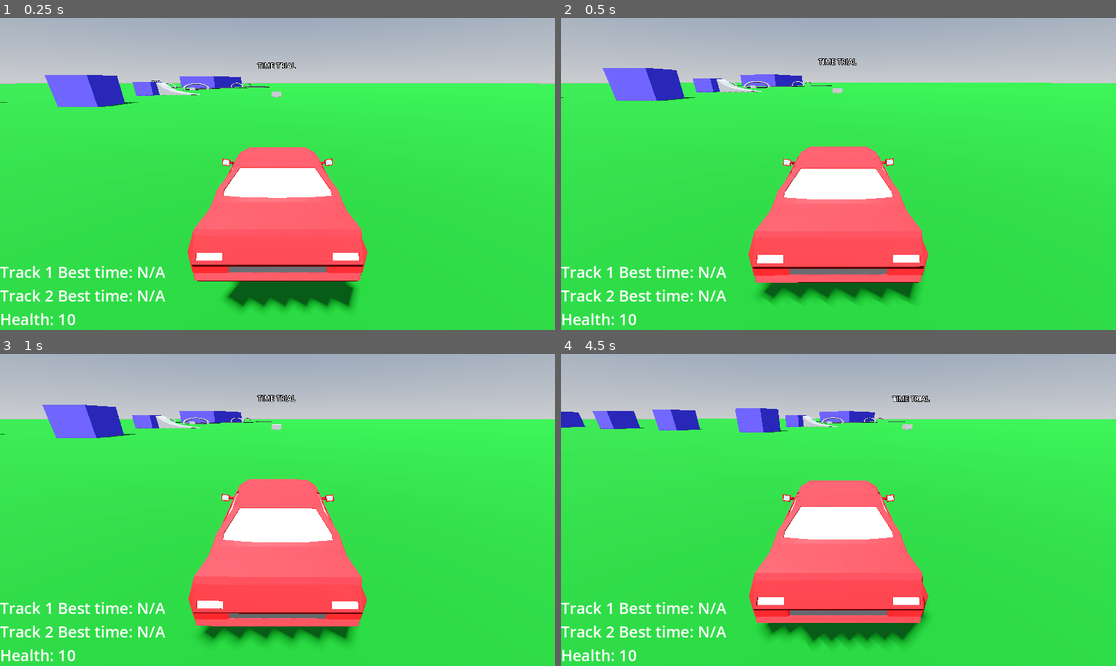
Above: before the commit, frames 1-4 (two rows, left to right).
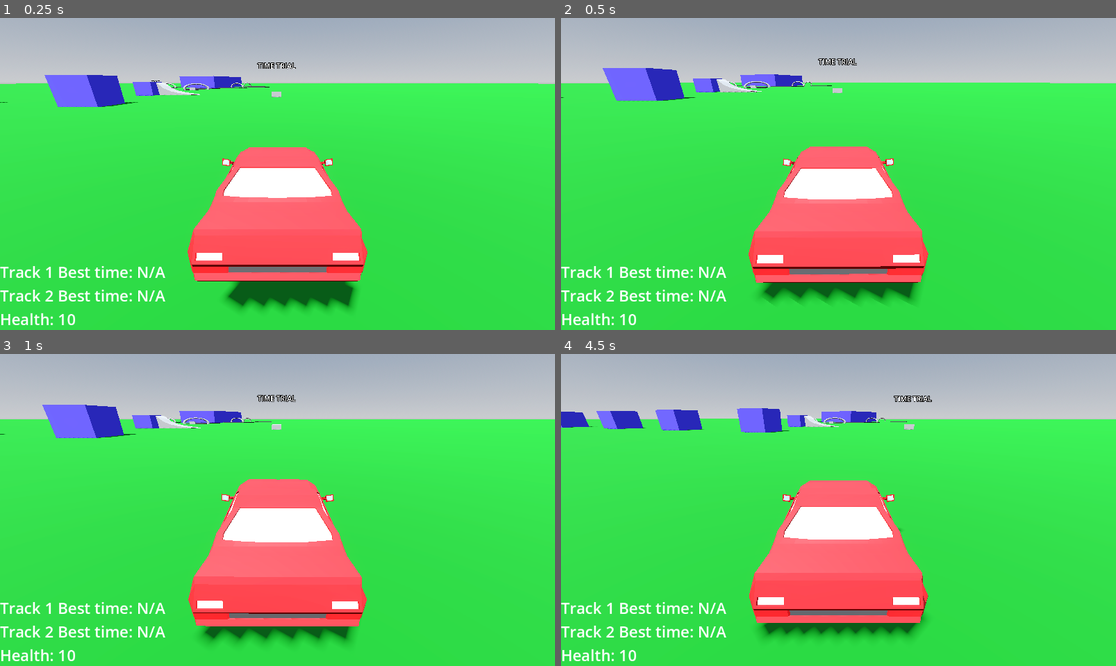
Above: after the commit, the same moments.

Repository: mje819/CarWorld
Game: Godot game, scene res://World/world.tscn
Two runs of this game, one before a commit and one after it. Both use one fixed random seed, a clock stepped at 60 frames per second and the inputs below.
Inputs:
- Up to frame 1 (0.25 s): no input
- Up to frame 2 (0.5 s): no input
- Up to frame 3 (1 s): hold D (turn_right) from 0.53 s (still down)
- Up to frame 4 (4.5 s): release D (turn_right) at 1.28 s; hold S (brake) 1.28-2.03 s; hold D (turn_right) 2.03-2.78 s; hold Space (accelerate) 2.78-3.53 s; hold A (turn_left) from 3.53 s (still down)

Frame 1 is identical in both runs. In frame 2, less than 0.1% of the frame differs, in the area x 18-89%, y 16-92%; in frame 3, less than 0.1%; in frame 4, 1.5%, in the area x 0-67%, y 13-94%.

Commit message:
add engine sounds

Diff:
--- a/car/car.gd
+++ b/car/car.gd
@@ -7,6 +7,7 @@
 @export var health := 10
 #@onready var camera_3d: Camera3D = $Camera3D
 @onready var camera_holder: Node3D = $CameraHolder
+@onready var audio_stream_player_3d: AudioStreamPlayer3D = $AudioStreamPlayer3D
 
 
 func _ready() -> void:
@@ -17,7 +18,10 @@
 	#print(self.position)
 	steering = move_toward(steering, Input.get_axis("turn_right","turn_left") * max_steer,delta)
 
-
+	if engine_force != 0 and !audio_stream_player_3d.playing:
+		audio_stream_player_3d.play()
+	if engine_force == 0:
+		audio_stream_player_3d.stop()
 
 	camera_holder.global_position = global_position
 	camera_holder.rotation.y = rotation.y
--- a/car/car.tscn
+++ b/car/car.tscn
@@ -2,9 +2,10 @@
 
 [ext_resource type="Script" uid="uid://mdmnploja1ju" path="res://car/car.gd" id="1_2gitb"]
 [ext_resource type="PackedScene" uid="uid://c81d5vow81osm" path="res://assets/Red Car.glb" id="2_dxy33"]
+[ext_resource type="AudioStream" uid="uid://emparcrqt2ey" path="res://assets/acc_5500.wav" id="3_hkabp"]
 
 [sub_resource type="BoxShape3D" id="BoxShape3D_2gitb"]
-size = Vector3(0.919989, 0.33539772, 1.6750679)
+size = Vector3(0.919989, 0.3890252, 1.6750679)
 
 [node name="Car" type="VehicleBody3D" unique_id=16548500]
 collision_mask = 14
@@ -17,7 +18,7 @@
 max_steer = 0.25
 
 [node name="CollisionShape3D" type="CollisionShape3D" parent="." unique_id=43761562]
-transform = Transform3D(1, 0, 0, 0, 1, 0, 0, 0, 1, -0.0059283376, 0.16193938, 0.026885599)
+transform = Transform3D(1, 0, 0, 0, 1, 0, 0, 0, 1, -0.0059283376, 0.18875313, 0.026885599)
 shape = SubResource("BoxShape3D_2gitb")
 
 [node name="VehicleWheel3D" type="VehicleWheel3D" parent="." unique_id=1776042558]
@@ -68,4 +69,7 @@
 [node name="Body_Cube_001" parent="Red Car" index="0" unique_id=1523488342]
 transform = Transform3D(1, 0, 0, 0, 1, 0, 0, 0, 1, 0, 0.038663864, 0)
 
+[node name="AudioStreamPlayer3D" type="AudioStreamPlayer3D" parent="." unique_id=2097565942]
+stream = ExtResource("3_hkabp")
+
 [editable path="Red Car"]
Not shown, added: assets/acc_5500.wav.import
Not shown, added: assets/dec_5500.wav.import
Not shown, added: assets/acc_5500.wav
Not shown, added: assets/dec_5500.wav
